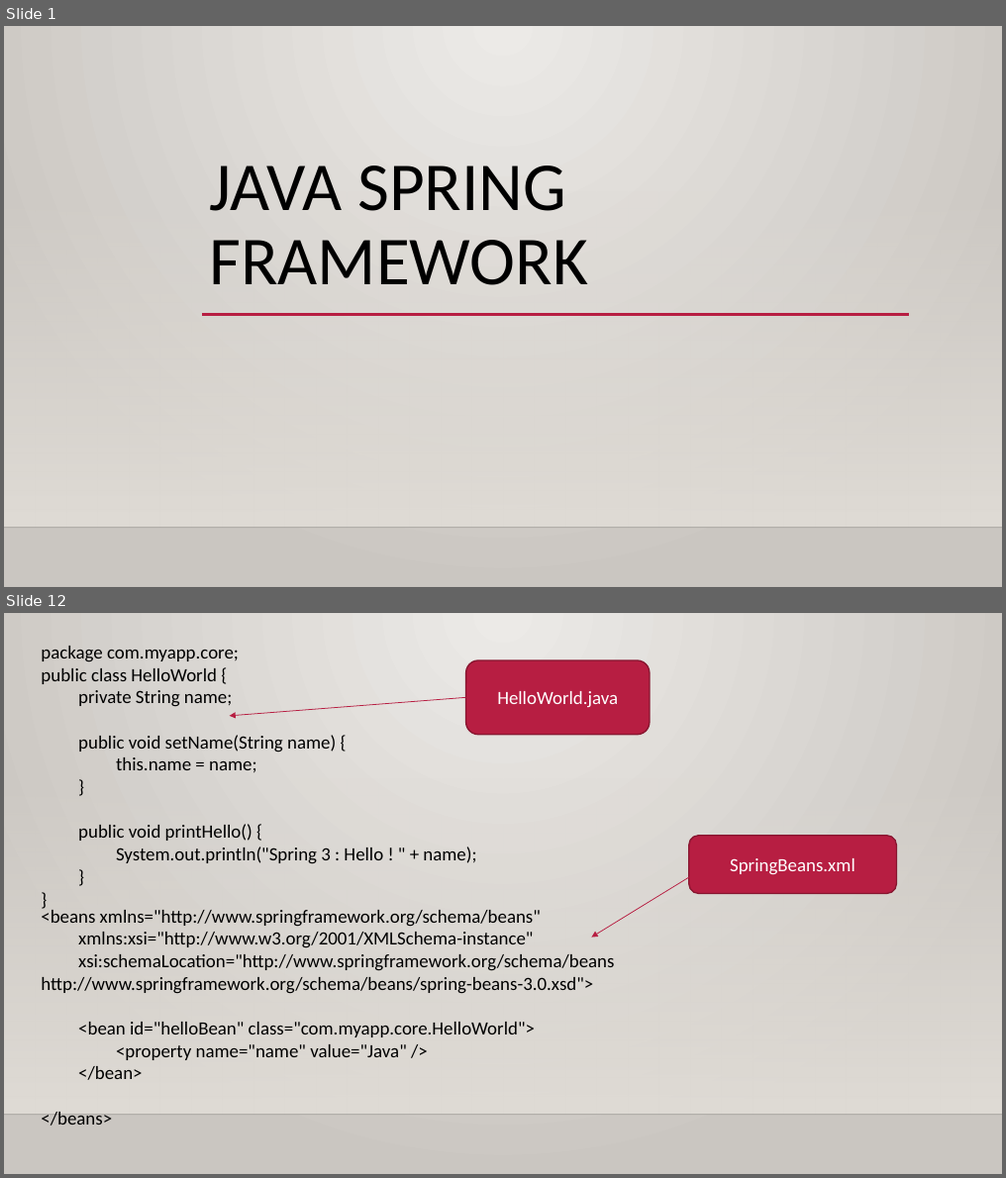
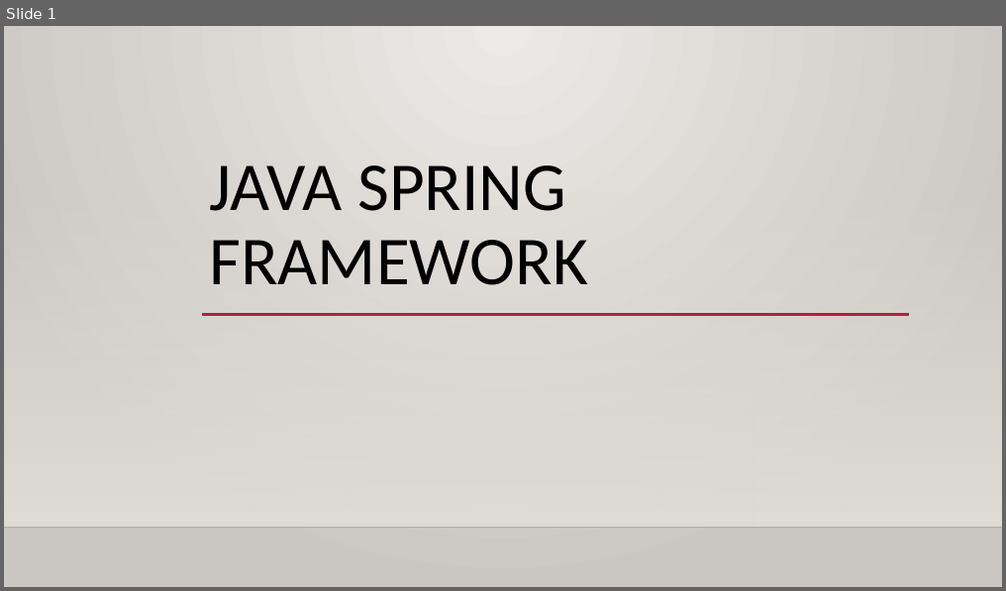
Before and after one commit to jaganspringboot/radhavkrishna1994, a slide deck: Springmaterial/ppts/Java Spring Framework.pptx. Shown one above the other, each under a label of ours: slides 1 and 12 before the commit, slide 1 after it; the slides between them are not shown. The pictures are 1006x1178 and 1006x591 pixels, drawn with LibreOffice and Linux fonts; fonts in the diff are those of the drawing; background and template pictures are left out. Boxes give left, top, right and bottom in pixels: in the first picture for what was removed or moved away, otherwise in the second. Text is boxed around its words. In the diff, an @@ line names an element or a change of style, - is before the commit and + after.

```diff
--- a/Springmaterial/ppts/Java Spring Framework.pptx
+++ b/Springmaterial/ppts/Java Spring Framework.pptx
@@ slide 12 removed at [4, 613, 1002, 1174], background gradient #ECEAE7 to #CAC7C1; not listed: 2 template elements that a slide beside it also shows @@
@@ text removed at [41, 646, 476, 864] @@
-package com.myapp.core;
-public class HelloWorld {
-private String name;
-public void setName(String name) {
-this.name = name;
-}
-public void printHello() {
-System.out.println("Spring 3 : Hello ! " + name);
-}
-}
@@ rounded rectangle removed at [466, 661, 649, 735] @@
-HelloWorld.java
@@ arrow removed from (466, 697) to (230, 716) @@
@@ rounded rectangle removed at [689, 836, 896, 894] @@
-SpringBeans.xml
@@ arrow removed from (690, 877) to (592, 937) @@
@@ text removed at [41, 907, 614, 1126] @@
-<beans xmlns="http://www.springframework.org/schema/beans"
-xmlns:xsi="http://www.w3.org/2001/XMLSchema-instance"
-xsi:schemaLocation="http://www.springframework.org/schema/beans
-http://www.springframework.org/schema/beans/spring-beans-3.0.xsd">
-<bean id="helloBean" class="com.myapp.core.HelloWorld">
-<property name="name" value="Java" />
-</bean>
-</beans>
```
Also in this commit, not shown: 10 slides changed, 7 slides added, 16 other slides removed, 3 other files.
